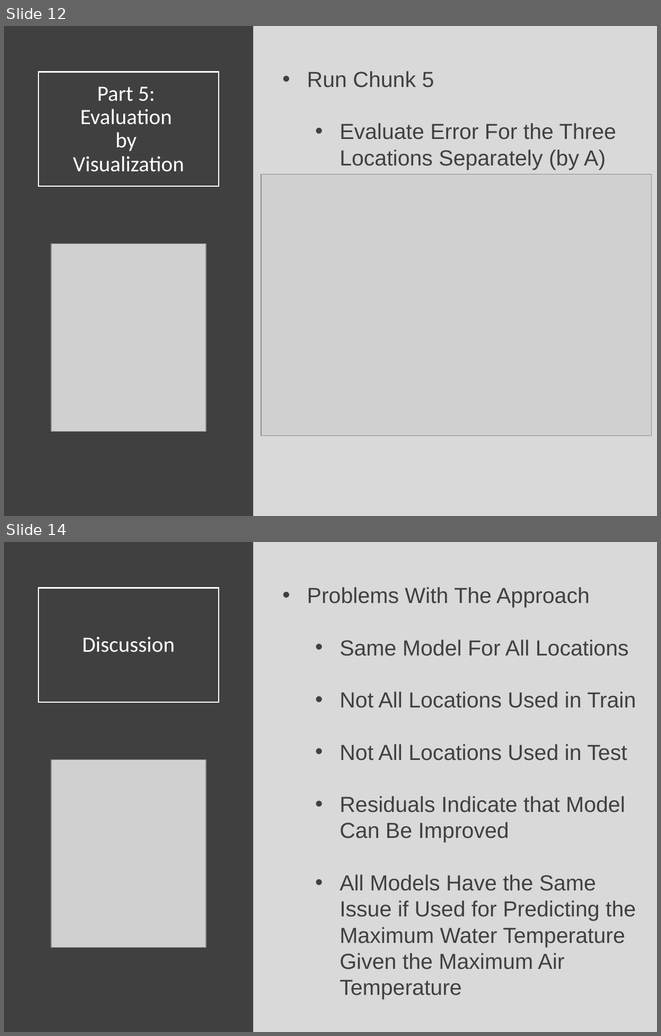
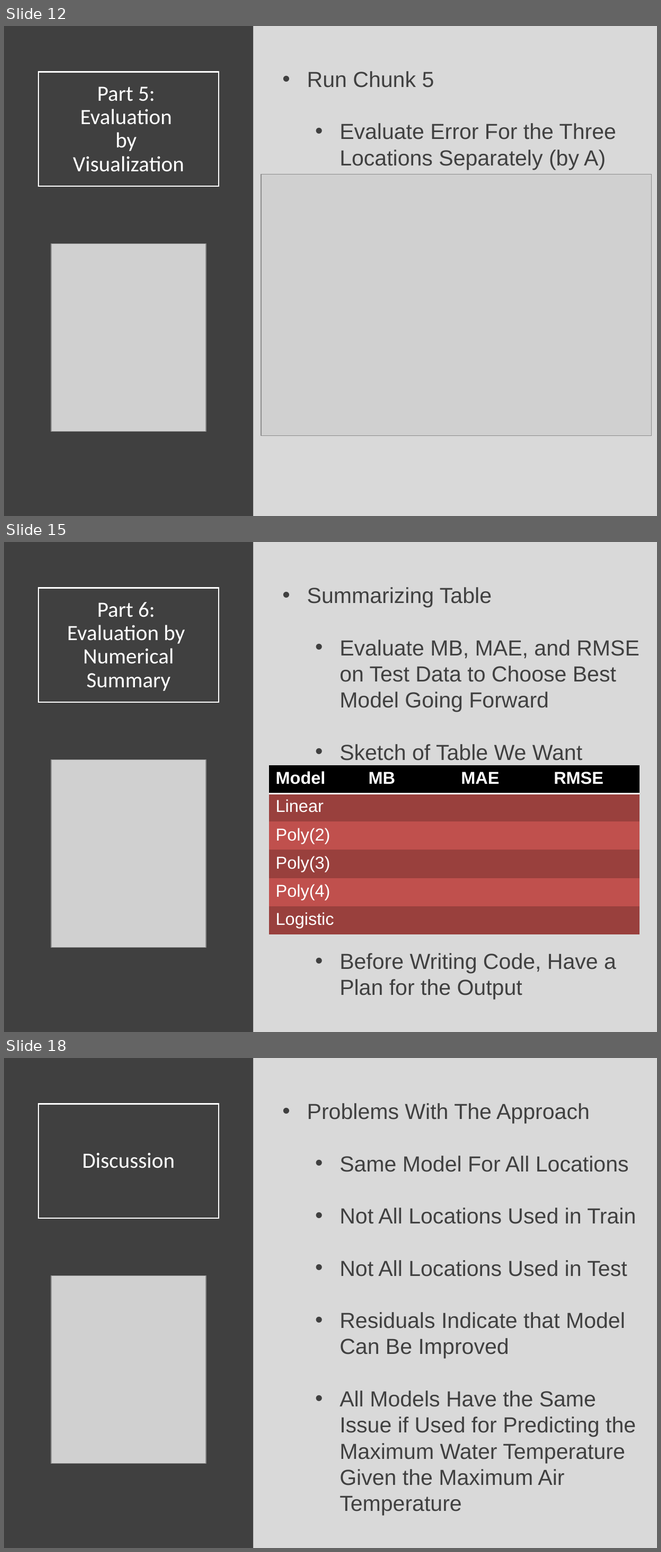
Before and after one commit to Yixf-Self/STOR320_WEBSITE, a slide deck: Lecture/Lecture 24/Lecture 24.pptx. Shown one above the other, each under a label of ours: slides 12 and 14 before the commit, slides 12, 15 and 18 after it; the slides between them are not shown. The pictures are 661x1036 and 661x1552 pixels, drawn with LibreOffice and Linux fonts; fonts in the diff are those of the drawing; grey boxes stand for pictures. Boxes give left, top, right and bottom in pixels: in the first picture for what was removed or moved away, otherwise in the second. Text is boxed around its words. In the diff, an @@ line names an element or a change of style, - is before the commit and + after.

```diff
--- a/Lecture/Lecture 24/Lecture 24.pptx
+++ b/Lecture/Lecture 24/Lecture 24.pptx
@@ slide 15 added at [4,542,657,1032], background #D9D9D9 @@
@@ rectangle added at [4,542,254,1032], fill #404040 @@
@@ title added at [38,588,219,702], outline #FFFFFF 1.5 pt, 24 pt, text #FFFFFF @@
+Part 6:
+Evaluation by
+Numerical Summary
@@ text added at [307,587,639,999], 24 pt, text #404040 @@
+• Summarizing Table
+  • Evaluate MB, MAE, and RMSE on Test Data to Choose Best Model Going Forward
+  • Sketch of Table We Want
+  • Before Writing Code, Have a Plan for the Output
@@ picture added at [51,759,206,947] @@
@@ table added at [269,765,640,934], 6 rows, 4 columns @@
+Model | MB | MAE | RMSE
+Linear |  |  | 
+Poly(2) |  |  | 
+Poly(3) |  |  | 
+Poly(4) |  |  | 
+Logistic |  |  | 
@@ what was slide 14 is now slide 18 @@
```
Also in this commit, not shown: 1 slide changed, 3 other slides added, 12 other files.
